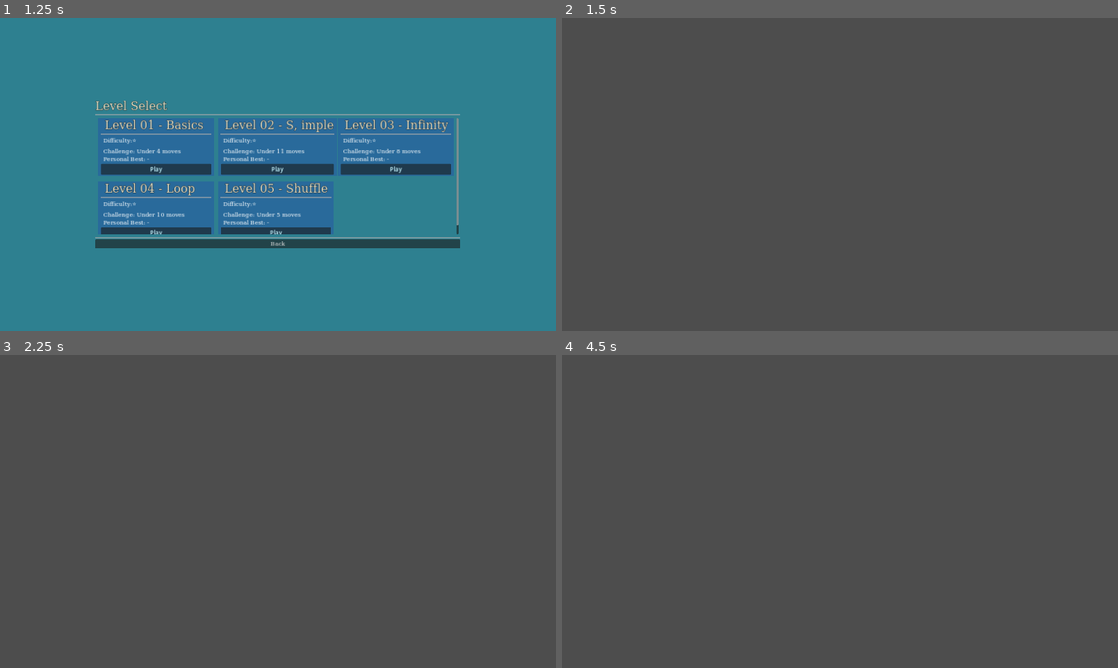
Above: before the commit, frames 1-4 (two rows, left to right).
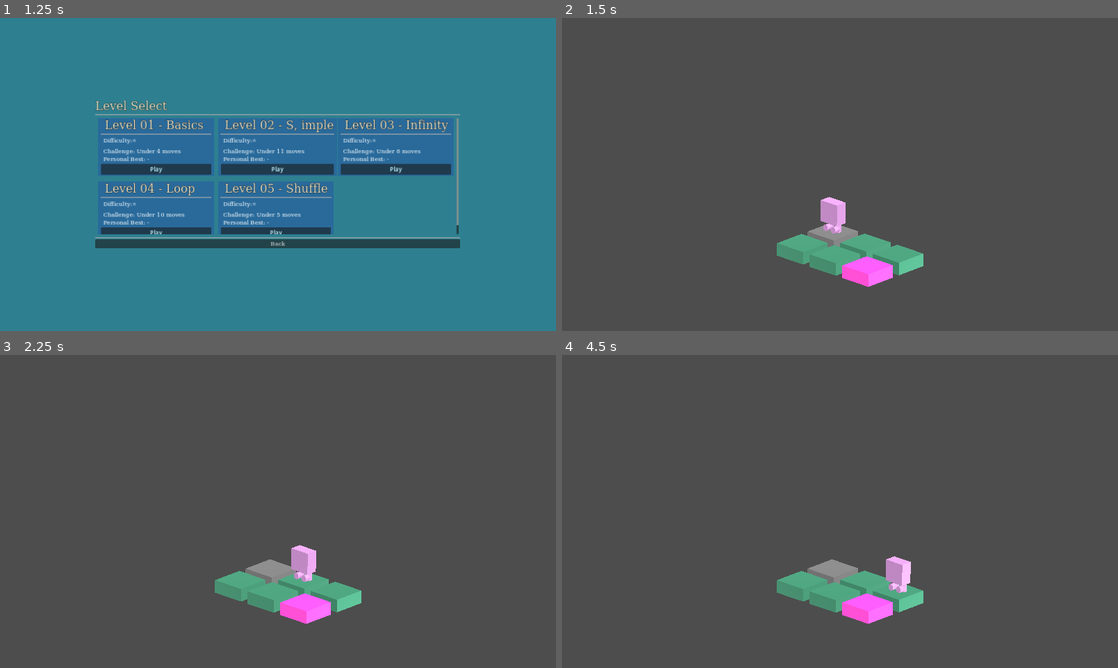
Above: after the commit, the same moments.

Repository: JakeDaSpud/triso
Game: Godot game, scene res://Scenes/Menus/StartMenu.tscn
Same seed, same stepped clock (60 frames per second), same inputs: the game is played once before the commit and once after it.
Inputs:
- Up to frame 1 (1.25 s): click "Level Select" at 0.5 s
- Up to frame 2 (1.5 s): click "Play" at 1.25 s
- Up to frame 3 (2.25 s): tap Enter (ui_accept) at 2 s; hold D (Right) from 2.03 s (still down)
- Up to frame 4 (4.5 s): tap Enter (ui_accept) at 2.27, 2.75, 3.02, 3.5, 4.25 s; release D (Right) at 2.78 s; hold S (Down) 2.78-3.53 s; hold D (Right) 3.53-4.28 s; hold W (Up) from 4.28 s (still down)

Frame 1 is identical in both runs. In frame 2, 3.4% of the frame differs, in the area x 38-65%, y 57-86%; in frame 3, 3.4%; in frame 4, 3.4%.
Error before the commit: Attempt to call function 'get_as_text' in base 'null instance' on a null instance. (res://Scripts/level_loader.gd:85)

Commit message:
:bug: fixed level filepaths

Diff:
--- a/Scenes/Menus/StartMenu.tscn
+++ b/Scenes/Menus/StartMenu.tscn
@@ -444,7 +444,7 @@
 level_name = "Basics"
 level_difficulty = "⭐"
 level_target = 4
-level_txt_file = "res://Scenes/Levels/Level-01_Basics.txt"
+level_txt_file = "res://Scenes/Levels/LevelData/Level-01_Basics.txt"
 
 [node name="Level_02" parent="LevelSelect/NewLevelSelect/VBoxContainer/MarginContainer/Level_Select_ScrollContainer/Rows/MarginContainer/Level_Row_1" instance=ExtResource("4_xp50j")]
 layout_mode = 2
@@ -452,7 +452,7 @@
 level_name = "S, imple"
 level_difficulty = "⭐"
 level_target = 11
-level_txt_file = "res://Scenes/Levels/Level-02_S_imple.txt"
+level_txt_file = "res://Scenes/Levels/LevelData/Level-02_S_imple.txt"
 
 [node name="Level_03" parent="LevelSelect/NewLevelSelect/VBoxContainer/MarginContainer/Level_Select_ScrollContainer/Rows/MarginContainer/Level_Row_1" instance=ExtResource("4_xp50j")]
 layout_mode = 2
@@ -460,7 +460,7 @@
 level_name = "Infinity"
 level_difficulty = "⭐"
 level_target = 8
-level_txt_file = "res://Scenes/Levels/Level-03_Infinity.txt"
+level_txt_file = "res://Scenes/Levels/LevelData/Level-03_Infinity.txt"
 
 [node name="MarginContainer2" type="MarginContainer" parent="LevelSelect/NewLevelSelect/VBoxContainer/MarginContainer/Level_Select_ScrollContainer/Rows"]
 layout_mode = 2
@@ -476,7 +476,7 @@
 level_name = "Loop"
 level_difficulty = "⭐"
 level_target = 10
-level_txt_file = "res://Scenes/Levels/Level-04_Loop.txt"
+level_txt_file = "res://Scenes/Levels/LevelData/Level-04_Loop.txt"
 
 [node name="Level_05" parent="LevelSelect/NewLevelSelect/VBoxContainer/MarginContainer/Level_Select_ScrollContainer/Rows/MarginContainer2/Level_Row_1" instance=ExtResource("4_xp50j")]
 layout_mode = 2
@@ -484,7 +484,7 @@
 level_name = "Shuffle"
 level_difficulty = "⭐"
 level_target = 5
-level_txt_file = "res://Scenes/Levels/Level-05_Shuffle.txt"
+level_txt_file = "res://Scenes/Levels/LevelData/Level-05_Shuffle.txt"
 
 [node name="HSeparator2" type="HSeparator" parent="LevelSelect/NewLevelSelect/VBoxContainer"]
 layout_mode = 2
--- a/Scripts/level_select_scene.gd
+++ b/Scripts/level_select_scene.gd
@@ -5,7 +5,7 @@
 @export var level_difficulty : String = "⭐⭐⭐⭐⭐⭐⭐";
 @export var level_target : int = 0; # Amount of moves to complete the level under
 @export var level_pb : int = -1;
-@export var level_txt_file : String = "res://Scenes/Levels/Level-00_Testing.txt";
+@export var level_txt_file : String = "res://Scenes/Levels/LevelData/Level-00_Testing.txt";
 
 # Called when the node enters the scene tree for the first time.
 func _ready():
Renamed: Scenes/Levels/Level Data/Level-00_Testing.txt -> Scenes/Levels/LevelData/Level-00_Testing.txt
Renamed: Scenes/Levels/Level Data/Level-01_Basics.txt -> Scenes/Levels/LevelData/Level-01_Basics.txt
Renamed: Scenes/Levels/Level Data/Level-02_S_imple.txt -> Scenes/Levels/LevelData/Level-02_S_imple.txt
Renamed: Scenes/Levels/Level Data/Level-03_Infinity.txt -> Scenes/Levels/LevelData/Level-03_Infinity.txt
Renamed: Scenes/Levels/Level Data/Level-04_Loop.txt -> Scenes/Levels/LevelData/Level-04_Loop.txt
Not shown, changed: Scenes/Levels/LevelData/Level-05_Shuffle.txt
